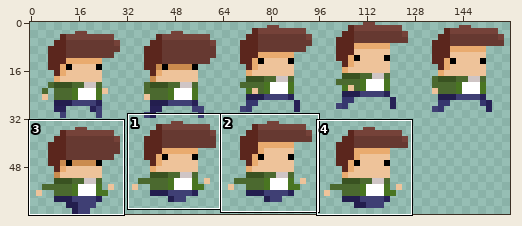
A sprite sheet gets an edit: Assets/Sprites/Ionut_Running.png. The picture above shows the old version from afar; the outline marks the close-up.
Close-up. Before the edit:
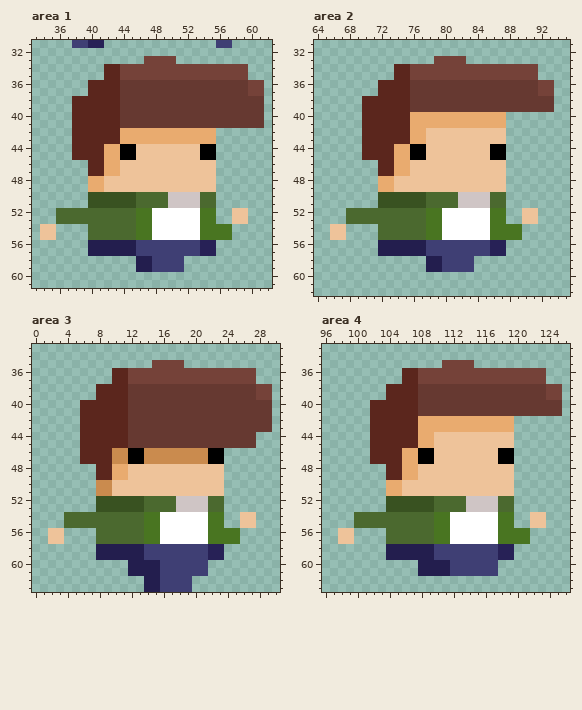
The file is 160x64 pixels. Colours within 5 levels of each other are drawn and written as one. Shown: area 1: x 33..62, y 31..61; area 2: x 64..95, y 31..62; area 3: x 0..30, y 33..63; area 4: x 96..126, y 33..63. The commit also changed other parts of the picture, which this record leaves out.
New version:
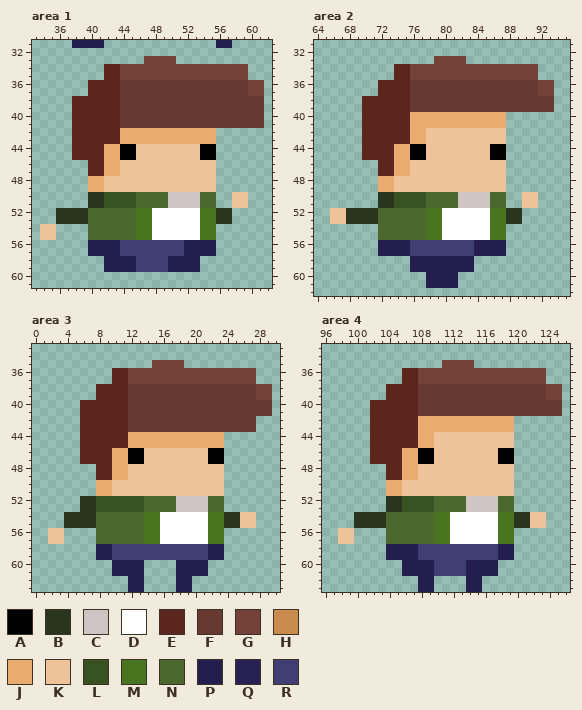
Palette (. is transparent): A #000000  B #2a351f  C #cfc5c5  D #ffffff  E #5b261d  F #663931  G #754239  H #ca8b4e  J #e9ab6f  K #eec39a  L #395221  M #497521  N #4b692f  P #231e4e  Q #272156  R #3f3f74
Difference:
Area 1:
y 31: x 38..41 RRQQ -> PPPP; x 56..57 RR -> PP
y 50..51: x 40..41 LL -> BB; x 58..59 .. -> KK
y 52..53: x 36..39 NNNN -> BBBB; x 56..59 ..KK -> BB..
y 54..55: x 56..57 MM -> ..
y 56..57: x 44..45 PP -> RR; x 52..55 RRQQ -> PPPP
y 58..59: x 42..47 ....PP -> PPPPRR; x 50..53 RR.. -> PPPP
Area 2:
y 50..51: x 72..73 LL -> BB; x 90..91 .. -> KK
y 52..53: x 66..71 ..NNNN -> KKBBBB; x 88..91 ..KK -> BB..
y 54..55: x 66..67 KK -> ..; x 88..89 MM -> ..
y 56..57: x 76..77 PP -> RR; x 84..87 RRQQ -> PPPP
y 58..59: x 76..77 .. -> PP; x 80..83 RRRR -> PPPP
y 60..61: x 78..81 .... -> PPPP
Area 3:
y 42..43: x 28..29 FF -> ..
y 44..45: x 12..27 FFFFFFFFFFFFFFFF -> JJJJJJJJJJJJ....
y 46..47: x 10..11 HH -> JJ; x 14..21 HHHHHHHH -> KKKKKKKK
y 50..51: x 8..9 HH -> JJ
y 52..53: x 6..7 .. -> BB
y 54..55: x 4..7 NNNN -> BBBB; x 24..25 .. -> BB
y 56..57: x 24..25 MM -> ..
y 58..59: x 10..13 PPPP -> RRRR; x 22..23 QQ -> PP
y 60..61: x 10..11 .. -> PP; x 14..21 PPRRRRRR -> ....PPPP
y 62..63: x 12..19 ..PPRRRR -> PP....PP
Area 4:
y 52..53: x 104..105 LL -> BB
y 54..55: x 100..103 NNNN -> BBBB; x 120..121 .. -> BB
y 56..57: x 120..121 MM -> ..
y 58..59: x 108..109 PP -> RR; x 118..119 QQ -> PP
y 60..61: x 106..107 .. -> PP; x 110..111 PP -> RR; x 114..117 RRRR -> PPPP
y 62..63: x 108..109 .. -> PP; x 114..115 .. -> PP
Pixel boxes of the changes (left, top, right, bottom) in both close-ups:
changed: (72, 40, 104, 48)
changed: (216, 40, 232, 48)
changed: (56, 192, 248, 272)
changed: (330, 192, 394, 240)
changed: (410, 192, 538, 288)
changed: (64, 416, 272, 592)
changed: (354, 496, 402, 528)
changed: (402, 512, 530, 592)
